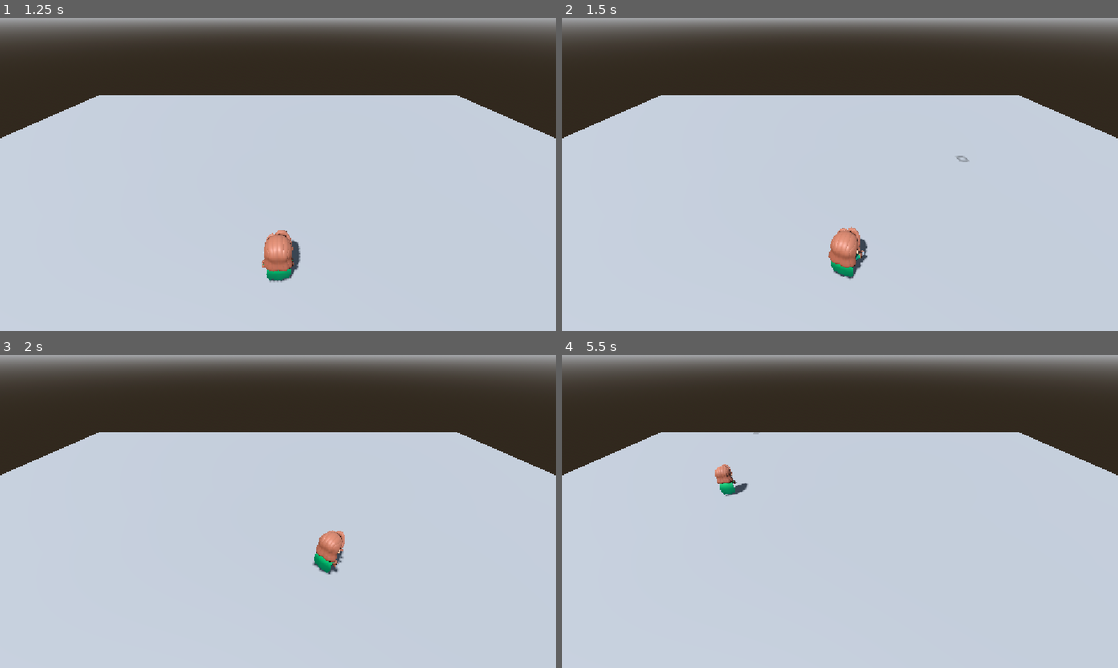
Above: before the commit, frames 1-4 (two rows, left to right).
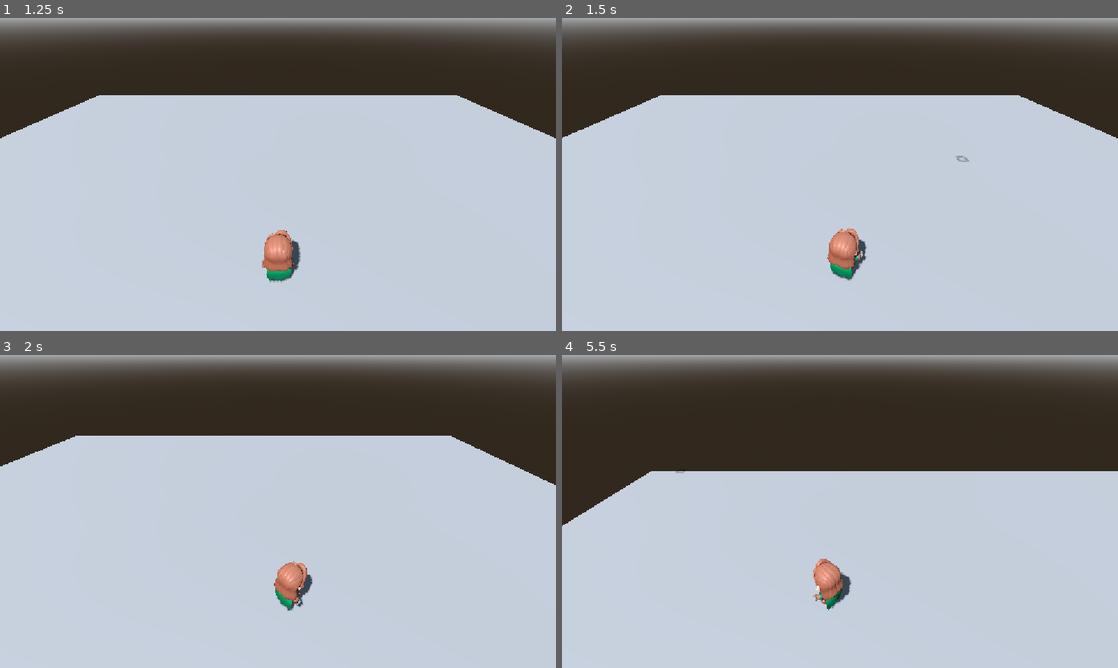
Above: after the commit, the same moments.

Repository: Game-Jam-Studio/Brackeys-Jam-2026.2
Game: Godot game, scene res://Levels/main_menu.tscn
The game is run twice, just before and just after one commit, with the same random seed, the same clock (stepped at 60 frames per second) and the same inputs.
Inputs (mouse positions are in pixels of both pictures, inside the frame that each line leads up to):
- Up to frame 1 (1.25 s): click "New Game" at 0.5 s
- Up to frame 2 (1.5 s): tap Enter at 1.25 s; move the mouse to (962, 158) at 1.27 s; click (962, 158) at 1.42 s
- Up to frame 3 (2 s): no input
- Up to frame 4 (5.5 s): drag from (728, 527) to (812, 574) at 2.02 s; move the mouse to (895, 442) at 2.77 s; drag from (812, 574) to (673, 464) at 3.52 s; move the mouse to (1006, 558) at 4.27 s; hold A 4.28-5 s; drag from (673, 464) to (756, 433) at 5.02 s

Frame 1 is identical in both runs. In frame 2, 0.4% of the frame differs, in the area x 0-100%, y 24-84%; in frame 3, 2.9%; in frame 4, 12%, in the area x 0-100%, y 24-82%.

Commit message:
implemented follow camera

Diff:
--- /dev/null
+++ b/brackeys-jam-2026.2/Taylor/camera_3d.gd
@@ -0,0 +1,38 @@
+extends Camera3D
+
+@export var player_character: CharacterBody3D
+# @export var camera_offset: Vector3 = Vector3(0.0, 8.518, -4.329)
+# @export var camera_rotation: Vector3 = Vector3(-375.5, 180, 0)
+@export var follow_speed: float = 8.0
+
+var fixed_height: float
+var horizontal_offset: Vector2
+
+
+func _ready() -> void:
+	make_current()
+
+	if player_character:
+		# Lock the fixed world Y-position to wherever the camera is in the editor
+		fixed_height = global_position.y
+
+		# Record the relative X & Z distance between camera and player
+		horizontal_offset = Vector2(
+			global_position.x - player_character.global_position.x,
+			global_position.z - player_character.global_position.z
+		)
+
+
+func _physics_process(delta: float) -> void:
+	if not player_character:
+		return
+
+	# Calculate the target position using player X/Z + offset, while keeping fixed world Y.
+	var target_position := Vector3(
+		player_character.global_position.x + horizontal_offset.x,
+		fixed_height,
+		player_character.global_position.z + horizontal_offset.y
+	)
+
+	# Linearly interpolate toward the target position for smooth tracking.
+	global_position = global_position.lerp(target_position, follow_speed * delta)
--- a/brackeys-jam-2026.2/Taylor/tmerrill_test_scene.tscn
+++ b/brackeys-jam-2026.2/Taylor/tmerrill_test_scene.tscn
@@ -2,6 +2,7 @@
 
 [ext_resource type="Script" uid="uid://bacj5kqesd8ml" path="res://Taylor/tmerrill_test_scene.gd" id="1_pa3bi"]
 [ext_resource type="PackedScene" uid="uid://bs72ogkvdd7d6" path="res://addons/proto_controller/proto_controller.tscn" id="2_tl3pp"]
+[ext_resource type="Script" uid="uid://cn1dyylbrayw0" path="res://Taylor/camera_3d.gd" id="3_tl3pp"]
 
 [sub_resource type="ProceduralSkyMaterial" id="ProceduralSkyMaterial_0tpda"]
 sky_horizon_color = Color(0.66224277, 0.6717428, 0.6867428, 1)
@@ -36,9 +37,11 @@
 
 [node name="Player" parent="." unique_id=2087870960 instance=ExtResource("2_tl3pp")]
 
-[node name="Camera3D" type="Camera3D" parent="." unique_id=836225841]
+[node name="Camera3D" type="Camera3D" parent="." unique_id=836225841 node_paths=PackedStringArray("player_character")]
 transform = Transform3D(-1, -5.3250616e-08, 6.933335e-08, 0, 0.7930811, 0.6091161, -8.742278e-08, 0.6091161, -0.7930811, -1.08226324e-07, 8.51763, -4.329035)
 cull_mask = 1048573
+script = ExtResource("3_tl3pp")
+player_character = NodePath("../Player")
 
 [node name="NavigationRegion3D" type="NavigationRegion3D" parent="." unique_id=1597373376]
 navigation_mesh = SubResource("NavigationMesh_i0uuj")
Not shown, added: brackeys-jam-2026.2/Taylor/camera_3d.gd.uid
